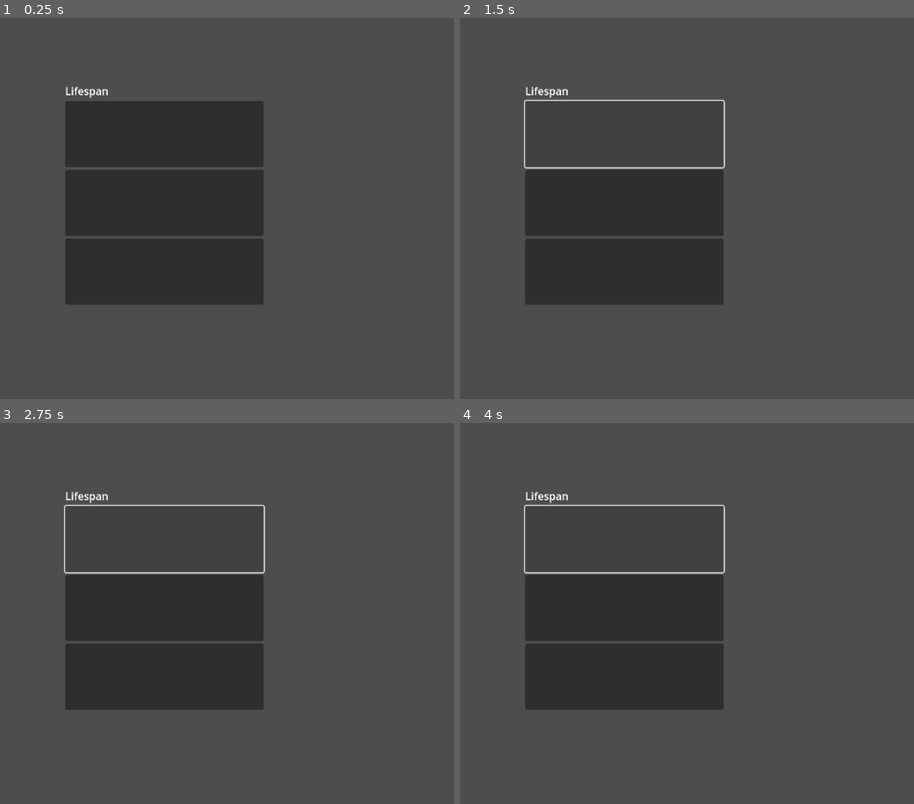
Above: before the commit, frames 1-4 (two rows, left to right).
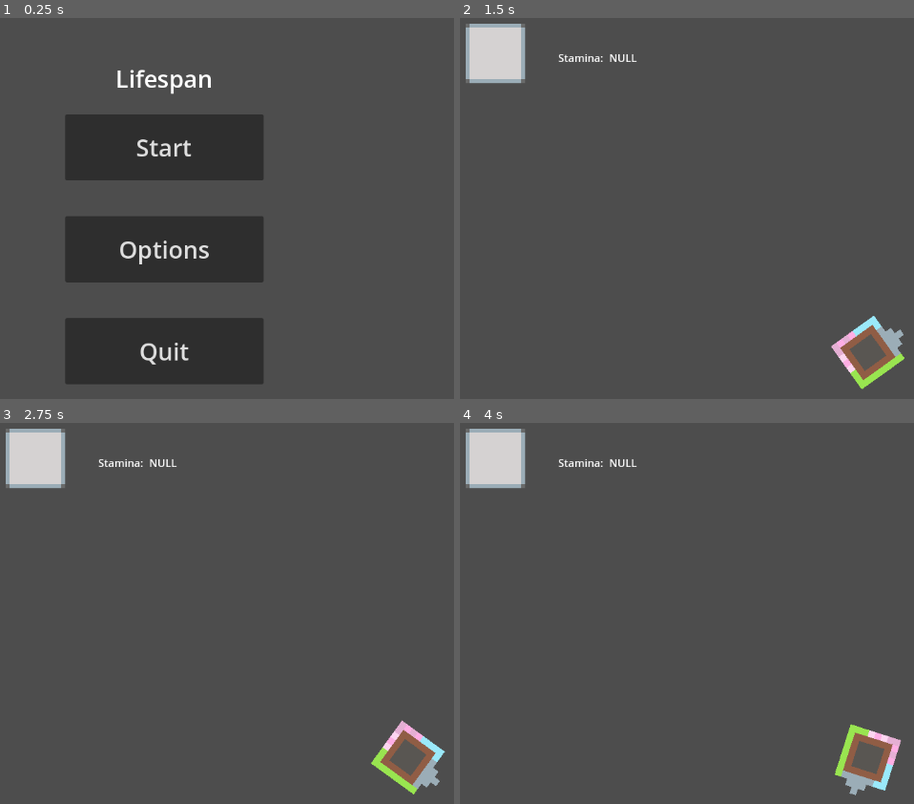
Above: after the commit, the same moments.

Repository: icysamon/LightYearsTraveler
Game: Godot game, scene res://scene/main/menu.tscn
Two runs of this game, one before a commit and one after it. Both use one fixed random seed, a clock stepped at 60 frames per second and the inputs below. Before the commit the project has no main scene; this scene is started directly in both runs.
Inputs (mouse positions are in pixels of both pictures, inside the frame that each line leads up to):
- Up to frame 1 (0.25 s): no input
- Up to frame 2 (1.5 s): click (623, 132) at 0.52 s; click (623, 132) at 1.27 s
- Up to frame 3 (2.75 s): click (163, 537) at 2.02 s
- Up to frame 4 (4 s): no input

The runs differ from the first frame. In frame 1, 17% of the frame differs, in the area x 14-58%, y 13-96%; in frame 2, 19%; in frame 3, 19%, in the area x 1-99%, y 1-98%; in frame 4, 19%.

Commit message:
feat: quit; start

Diff:
--- a/project.godot
+++ b/project.godot
@@ -11,6 +11,7 @@
 [application]
 
 config/name="Lifespan"
+run/main_scene="res://scene/main/menu.tscn"
 config/features=PackedStringArray("4.2", "GL Compatibility")
 config/icon="res://icon.svg"
 
--- /dev/null
+++ b/resource/theme.tres
@@ -0,0 +1,4 @@
+[gd_resource type="Theme" format=3 uid="uid://cc438u041qhka"]
+
+[resource]
+Button/font_sizes/font_size = 36
--- a/scene/main/menu.tscn
+++ b/scene/main/menu.tscn
@@ -1,4 +1,11 @@
-[gd_scene format=3 uid="uid://66n7t0kwdk12"]
+[gd_scene load_steps=5 format=3 uid="uid://66n7t0kwdk12"]
+
+[ext_resource type="Theme" uid="uid://cc438u041qhka" path="res://resource/theme.tres" id="1_eyu4o"]
+[ext_resource type="Script" path="res://scripts/buttons/quit.gd" id="2_d0l4t"]
+[ext_resource type="Script" path="res://scripts/buttons/start.gd" id="2_k88ey"]
+
+[sub_resource type="LabelSettings" id="LabelSettings_yonf3"]
+font_size = 36
 
 [node name="Menu" type="Control"]
 layout_mode = 3
@@ -26,30 +33,55 @@
 [node name="VBoxContainer" type="VBoxContainer" parent="MarginContainer/HBoxContainer"]
 layout_mode = 2
 
-[node name="MarginContainer" type="MarginContainer" parent="MarginContainer/HBoxContainer/VBoxContainer"]
+[node name="Title" type="MarginContainer" parent="MarginContainer/HBoxContainer/VBoxContainer"]
 layout_mode = 2
 
-[node name="Label" type="Label" parent="MarginContainer/HBoxContainer/VBoxContainer/MarginContainer"]
+[node name="Label" type="Label" parent="MarginContainer/HBoxContainer/VBoxContainer/Title"]
 layout_mode = 2
 text = "Lifespan"
+label_settings = SubResource("LabelSettings_yonf3")
+horizontal_alignment = 1
 
-[node name="StartGame" type="MarginContainer" parent="MarginContainer/HBoxContainer/VBoxContainer"]
+[node name="Start" type="MarginContainer" parent="MarginContainer/HBoxContainer/VBoxContainer"]
 layout_mode = 2
+theme_override_constants/margin_top = 25
+theme_override_constants/margin_bottom = 25
 
-[node name="Button" type="Button" parent="MarginContainer/HBoxContainer/VBoxContainer/StartGame"]
+[node name="Button" type="Button" parent="MarginContainer/HBoxContainer/VBoxContainer/Start"]
 custom_minimum_size = Vector2(300, 100)
 layout_mode = 2
+theme = ExtResource("1_eyu4o")
+text = "Start"
+icon_alignment = 1
+language = "en_US"
+script = ExtResource("2_k88ey")
 
-[node name="Settings" type="MarginContainer" parent="MarginContainer/HBoxContainer/VBoxContainer"]
+[node name="Options" type="MarginContainer" parent="MarginContainer/HBoxContainer/VBoxContainer"]
 layout_mode = 2
+theme_override_constants/margin_top = 25
+theme_override_constants/margin_bottom = 25
 
-[node name="Button" type="Button" parent="MarginContainer/HBoxContainer/VBoxContainer/Settings"]
+[node name="Button" type="Button" parent="MarginContainer/HBoxContainer/VBoxContainer/Options"]
 custom_minimum_size = Vector2(300, 100)
 layout_mode = 2
+theme = ExtResource("1_eyu4o")
+text = "Options"
+icon_alignment = 1
+language = "en_US"
 
-[node name="Exit" type="MarginContainer" parent="MarginContainer/HBoxContainer/VBoxContainer"]
+[node name="Quit" type="MarginContainer" parent="MarginContainer/HBoxContainer/VBoxContainer"]
 layout_mode = 2
+theme_override_constants/margin_top = 25
+theme_override_constants/margin_bottom = 25
 
-[node name="Button" type="Button" parent="MarginContainer/HBoxContainer/VBoxContainer/Exit"]
+[node name="Button" type="Button" parent="MarginContainer/HBoxContainer/VBoxContainer/Quit"]
 custom_minimum_size = Vector2(300, 100)
 layout_mode = 2
+theme = ExtResource("1_eyu4o")
+text = "Quit"
+icon_alignment = 1
+language = "en_US"
+script = ExtResource("2_d0l4t")
+
+[connection signal="button_down" from="MarginContainer/HBoxContainer/VBoxContainer/Start/Button" to="MarginContainer/HBoxContainer/VBoxContainer/Start/Button" method="_on_button_down"]
+[connection signal="button_down" from="MarginContainer/HBoxContainer/VBoxContainer/Quit/Button" to="MarginContainer/HBoxContainer/VBoxContainer/Quit/Button" method="_on_button_down"]
--- /dev/null
+++ b/scripts/buttons/quit.gd
@@ -0,0 +1,3 @@
+extends Button
+func _on_button_down():
+	get_tree().quit()
--- /dev/null
+++ b/scripts/buttons/start.gd
@@ -0,0 +1,4 @@
+extends Button
+@onready var PATH = "res://scene/main/global.tscn"
+func _on_button_down():
+	get_tree().change_scene_to_file(PATH)
